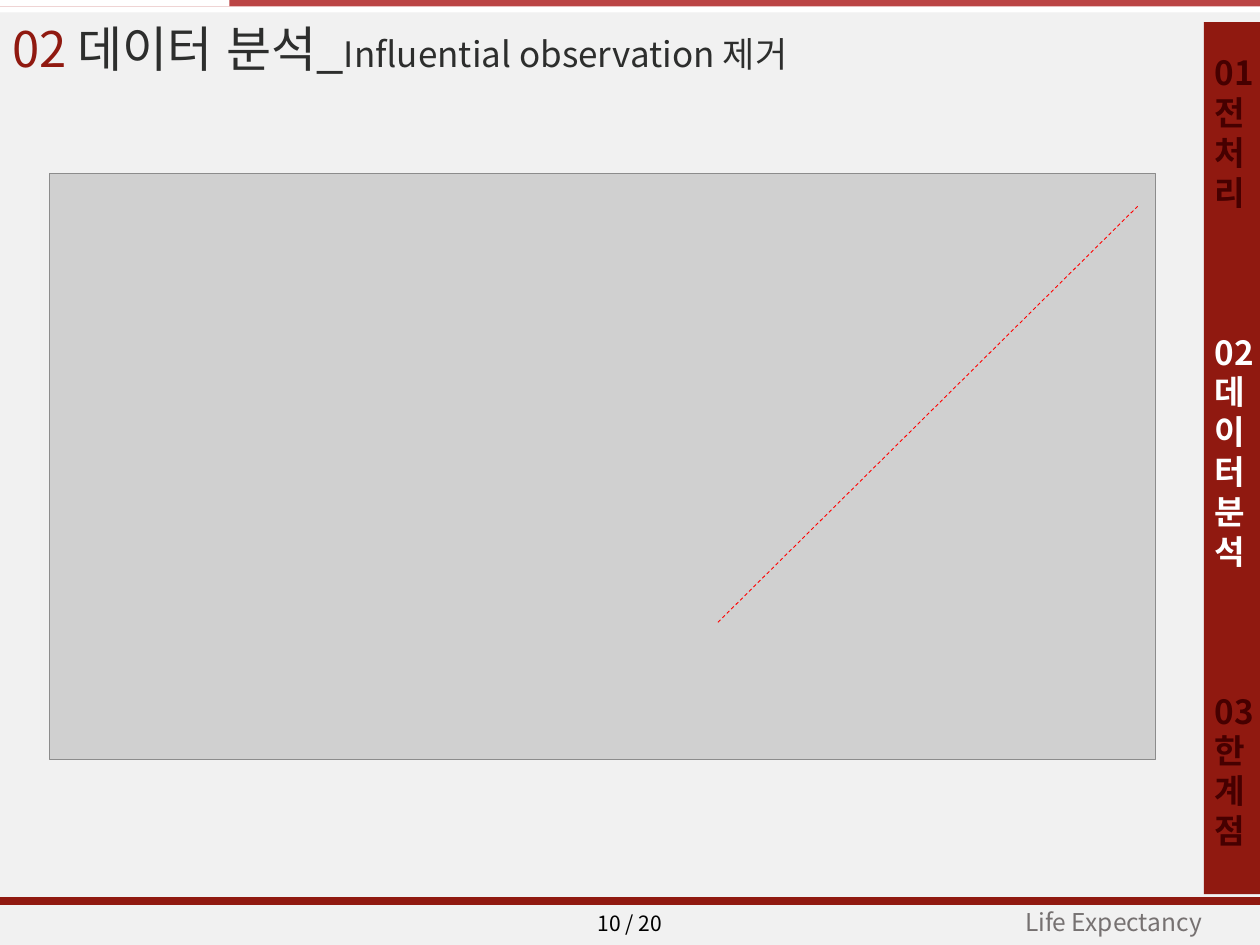
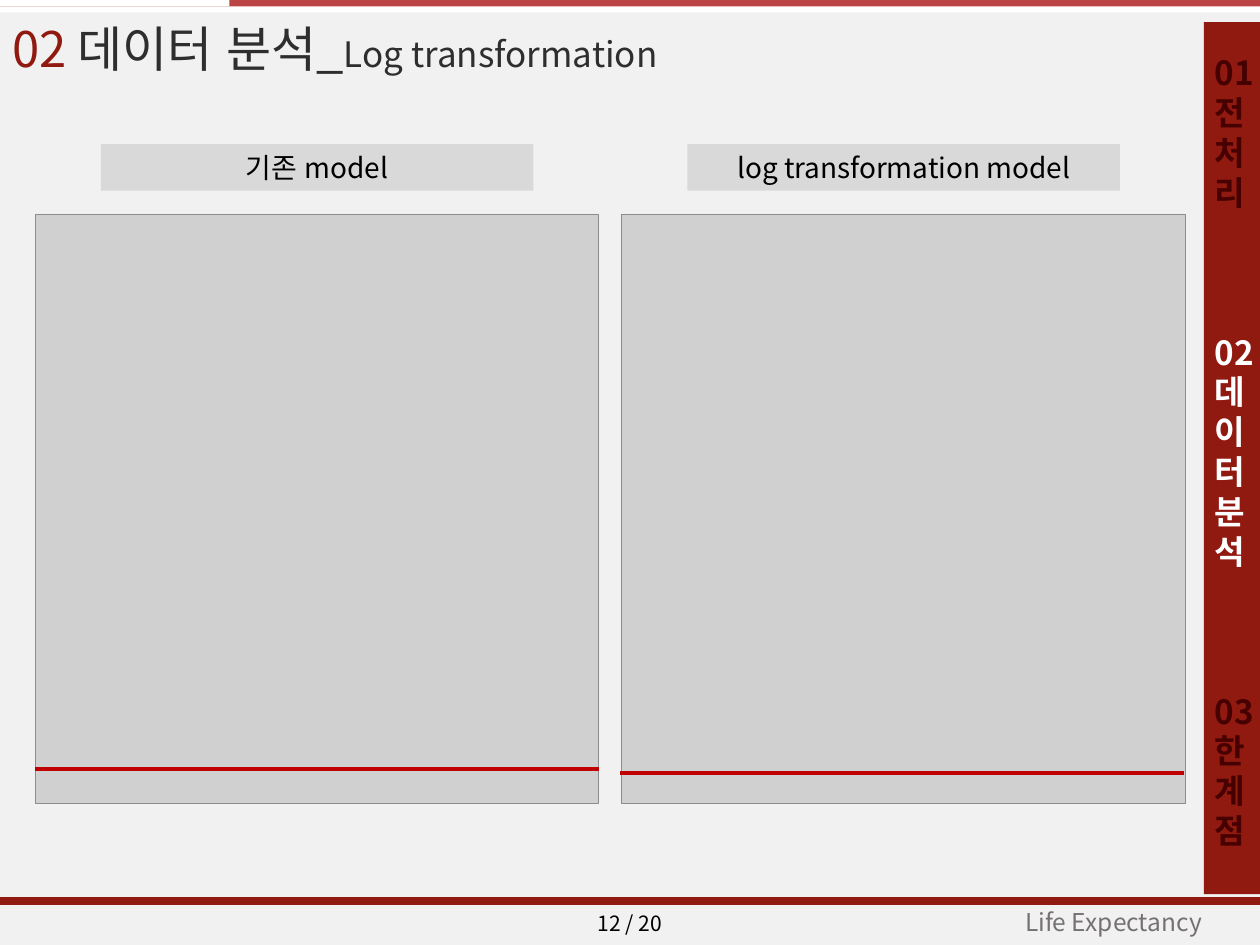
Before and after one commit to JE-Sim/new_bigdata_set, a slide deck: slide 12 of 회귀분석.pptx (slide 10 before the commit). Drawn at 1260x945 pixels with LibreOffice and Linux fonts; fonts in the diff are those of the drawing; grey boxes stand for pictures. Boxes give left, top, right and bottom in pixels: in the first picture for what was removed or moved away, otherwise in the second. Text is boxed around its words. In the diff, an @@ line names an element or a change of style, - is before the commit and + after.

```diff
--- a/회귀분석.pptx
+++ b/회귀분석.pptx
@@ text at box(12, 26, 657, 76): text changed @@
-02 데이터 분석_Influential observation 제거
+02 데이터 분석_Log transformation
@@ rectangle added at box(101, 144, 533, 190), fill #D9D9D9, 16 pt, text #000000 @@
+기존 model
@@ rectangle added at box(688, 144, 1120, 190), fill #D9D9D9, 16 pt, text #000000 @@
+log transformation model
@@ picture removed at box(49, 174, 1155, 760) @@
@@ line removed from (718, 622) to (1138, 207) @@
@@ picture added at box(35, 214, 598, 803) @@
@@ picture added at box(621, 214, 1184, 803) @@
@@ line added from (35, 769) to (598, 769), #C00000 2.25 pt @@
@@ line added from (620, 774) to (1184, 774), #C00000 2.25 pt @@
@@ text at box(598, 915, 662, 932): text changed @@
-10 / 20
+12 / 20
```
Also in this commit, not shown: 3 other slides changed.
